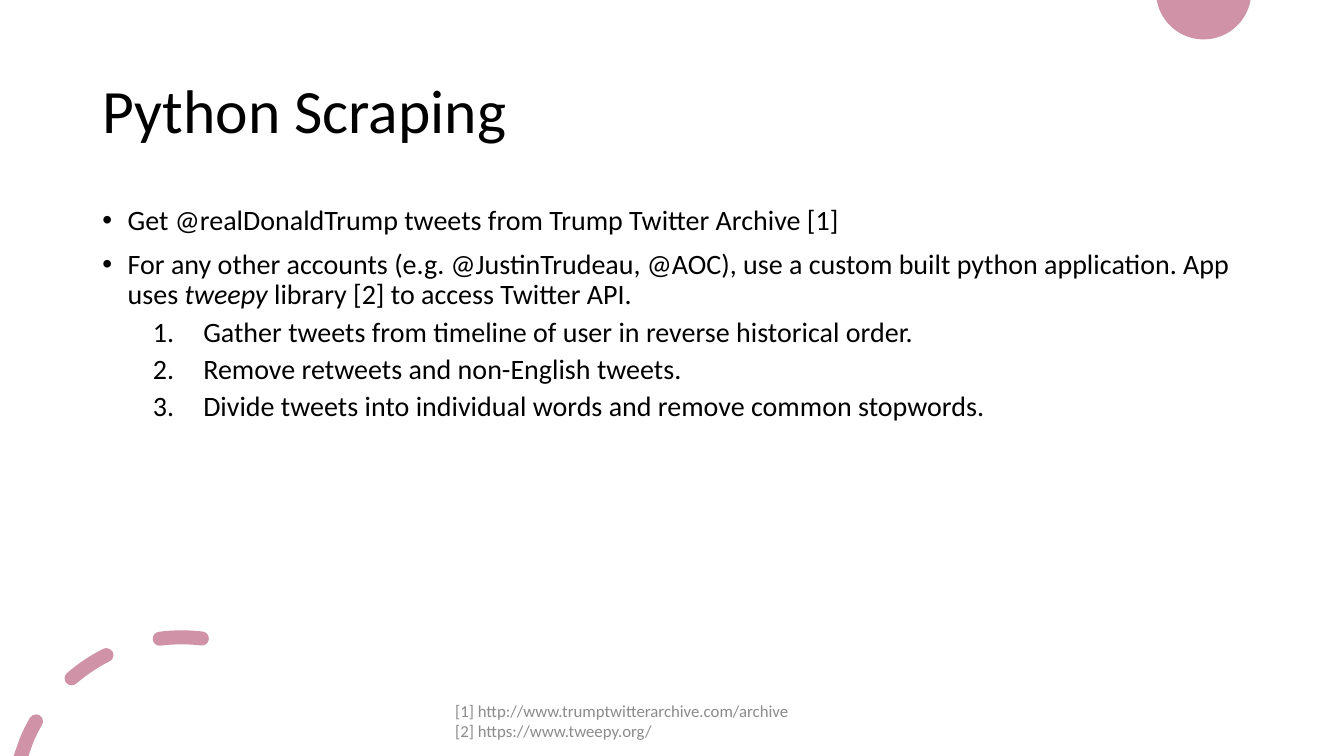
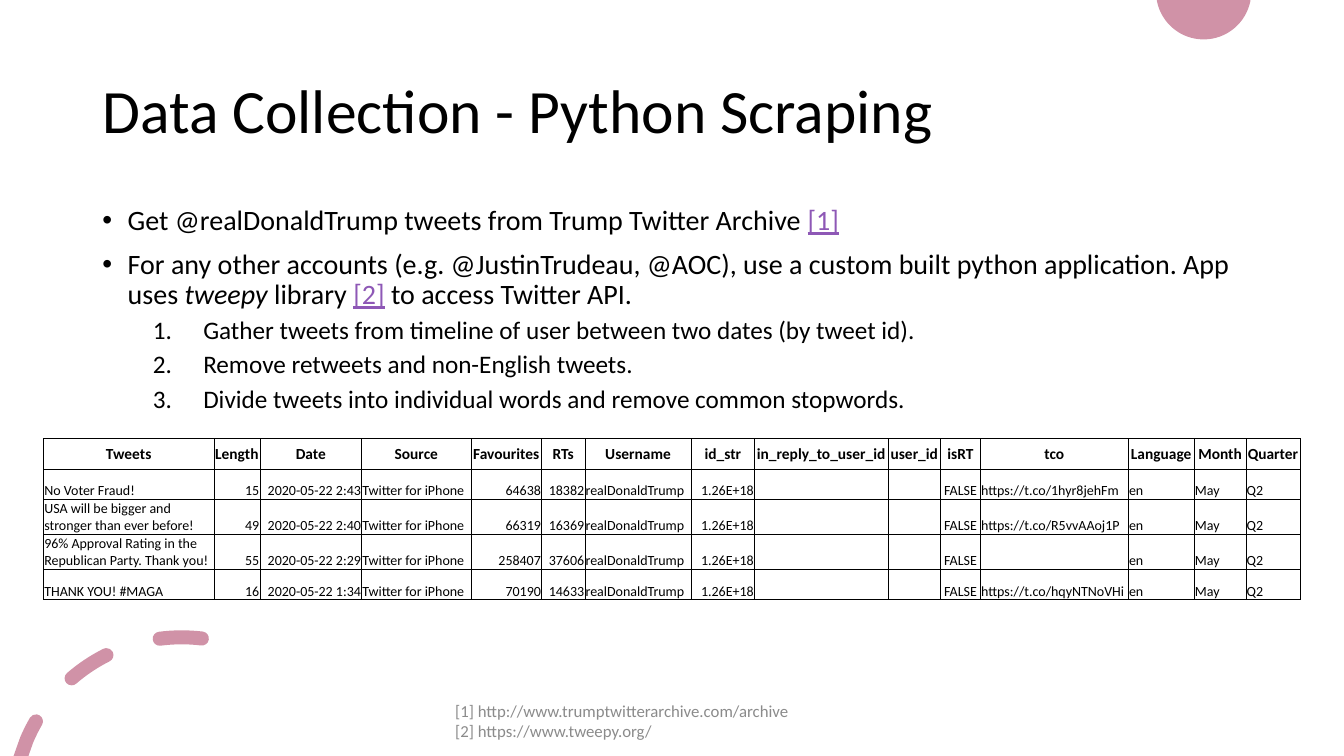
Before and after one commit to anazareth/tweet-proj, a slide deck: slide 3 of meta/Summary.pptx. Drawn at 1344x756 pixels with LibreOffice and Linux fonts; fonts in the diff are those of the drawing. Boxes give left, top, right and bottom in pixels: in the first picture for what was removed or moved away, otherwise in the second. Text is boxed around its words. In the diff, an @@ line names an element or a change of style, - is before the commit and + after.

```diff
--- a/meta/Summary.pptx
+++ b/meta/Summary.pptx
@@ title at <box>102,90,932,144</box>: text changed @@
-Python Scraping
+Data Collection - Python Scraping
@@ text at <box>128,209,1229,412</box>: text colour #000000 to #8E58B6, underline on in "[1]", "[2]"; size 20 to 18 pt in "Remove retweets and non-English tweets.", "Divide tweets into individual words and remove ..." @@
@@ text at <box>203,320,914,343</box>: text changed; size 20 to 18 pt @@
-  1. Gather tweets from timeline of user in reverse historical order.
+  1. Gather tweets from timeline of user between two dates (by tweet id).
@@ table added at <box>43,439,1302,604</box>, 5 rows, 15 columns @@
+Tweets | Length | Date | Source | Favourites | RTs | Username | id_str | in_reply_to_user_id | user_id | isRT | tco | Language | Month | Quarter
+No Voter Fraud! | 15 | 2020-05-22 2:43 | Twitter for iPhone | 64638 | 18382 | realDonaldTrump | 1.26E+18 |  |  | FALSE | https://t.co/1hyr8jehFm | en | May | Q2
+USA will be bigger and stronger than ever before! | 49 | 2020-05-22 2:40 | Twitter for iPhone | 66319 | 16369 | realDonaldTrump | 1.26E+18 |  |  | FALSE | https://t.co/R5vvAAoj1P | en | May | Q2
+96% Approval Rating in the Republican Party. Thank you! | 55 | 2020-05-22 2:29 | Twitter for iPhone | 258407 | 37606 | realDonaldTrump | 1.26E+18 |  |  | FALSE |  | en | May | Q2
+THANK YOU! #MAGA | 16 | 2020-05-22 1:34 | Twitter for iPhone | 70190 | 14633 | realDonaldTrump | 1.26E+18 |  |  | FALSE | https://t.co/hqyNTNoVHi | en | May | Q2
```
Also in this commit, not shown: 1 other slide changed, 12 slides added, 2 slides removed, 4 other files.
